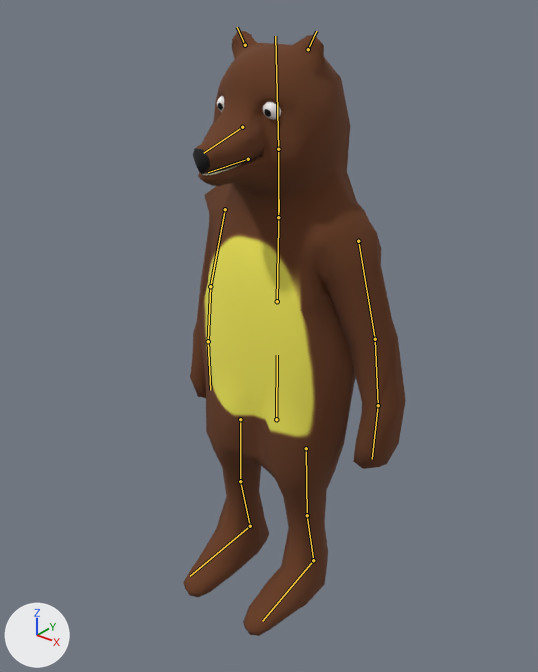
Renders of the FBX model Assets/Models/Medved.fbx from each side of a commit.
Both versions are drawn from a 50 mm lens placed at (1.377, -1.765, 2.036), pointed at (0.026, -0.077, 0.989). Every picture has the same lights, and +X, +Y and +Z are marked at lower left. The first picture is the older version. Both versions are drawn at frame 1 of the action 'МедведРигованный|Run'; the numbers are the values there. The bones that change, and the others that lie on the model, are drawn over the model as lines.

Names of what the first picture shows: 'МедведСЗубами'.
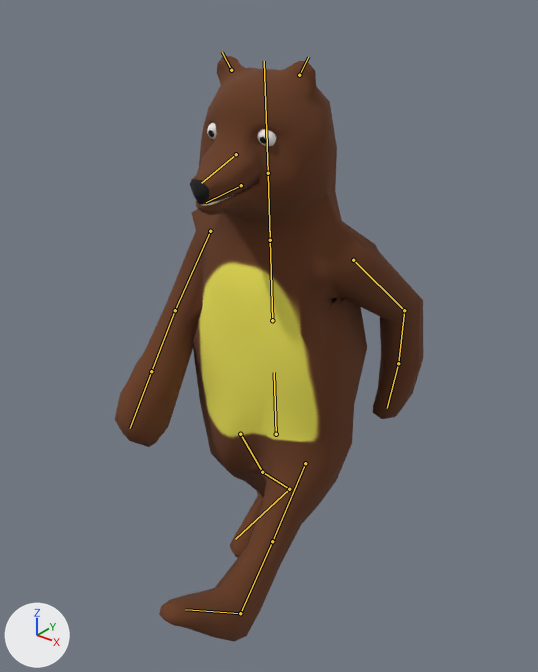
Patch to the scene script:
```diff
--- a/Assets/Models/Medved.fbx.py
+++ b/Assets/Models/Medved.fbx.py
@@ bone_bone @@
 bone_bone = bpy.data.objects['МедведРигованный'].pose.bones['Bone']
-bone_bone.location = (0.0, 0.0, 0.0)
-bone_bone.rotation_quaternion = (1.0, 0.0, 0.0, 0.0)  # degrees (0, 0, 0)
+bone_bone.location = (0.0, -0.06, 0.004)
+bone_bone.rotation_quaternion = (1.0, 0.021, 0.0, 0.0)  # degrees (2, 0, 0)
@@ bone_bone_001 @@
 bone_bone_001 = bpy.data.objects['МедведРигованный'].pose.bones['Bone.001']  # child of 'Bone'
-bone_bone_001.rotation_quaternion = (1.0, -0.01, 0.0, 0.0)  # degrees (-1, 0, 0)
+bone_bone_001.rotation_quaternion = (0.998, 0.011, 0.057, -0.003)  # degrees (1, 6, 0)
@@ bone_bone_002 @@
 bone_bone_002 = bpy.data.objects['МедведРигованный'].pose.bones['Bone.002']  # child of 'Bone.001'
-bone_bone_002.rotation_quaternion = (1.0, 0.018, 0.0, 0.0)  # degrees (2, 0, 0)
+bone_bone_002.rotation_quaternion = (1.0, -0.003, 0.0, 0.0)  # degrees (0, 0, 0)
@@ bone_bone_003 @@
 bone_bone_003 = bpy.data.objects['МедведРигованный'].pose.bones['Bone.003']  # child of 'Bone.002'
-bone_bone_003.rotation_quaternion = (1.0, 0.018, 0.0, 0.0)  # degrees (2, 0, 0)
+bone_bone_003.rotation_quaternion = (1.0, 0.001, 0.0, 0.0)  # degrees (0, 0, 0)
@@ bone_bone_005_l @@
 bone_bone_005_l = bpy.data.objects['МедведРигованный'].pose.bones['Bone.005.L']  # child of 'Bone.001'
-bone_bone_005_l.rotation_quaternion = (0.863, 0.059, 0.136, -0.482)  # degrees (-2, 17, -59)
+bone_bone_005_l.rotation_quaternion = (0.802, -0.193, 0.326, -0.461)  # degrees (-41, 20, -67)
@@ bone_bone_006_l @@
 bone_bone_006_l = bpy.data.objects['МедведРигованный'].pose.bones['Bone.006.L']  # child of 'Bone.005.L'
-bone_bone_006_l.rotation_quaternion = (0.856, 0.073, 0.498, -0.121)  # degrees (0, 60, -16)
+bone_bone_006_l.rotation_quaternion = (0.825, 0.35, 0.443, -0.025)  # degrees (57, 48, 24)
@@ bone_bone_007_l @@
 bone_bone_007_l = bpy.data.objects['МедведРигованный'].pose.bones['Bone.007.L']  # child of 'Bone.006.L'
-bone_bone_007_l.rotation_quaternion = (0.993, 0.115, 0.014, -0.029)  # degrees (13, 2, -3)
+bone_bone_007_l.rotation_quaternion = (0.996, 0.093, 0.012, 0.009)  # degrees (11, 1, 1)
@@ bone_bone_005_r @@
 bone_bone_005_r = bpy.data.objects['МедведРигованный'].pose.bones['Bone.005.R']  # child of 'Bone.001'
-bone_bone_005_r.rotation_quaternion = (0.863, 0.059, -0.136, 0.482)  # degrees (-2, -17, 59)
+bone_bone_005_r.rotation_quaternion = (0.886, 0.165, 0.037, 0.431)  # degrees (19, -4, 51)
@@ bone_bone_006_r @@
 bone_bone_006_r = bpy.data.objects['МедведРигованный'].pose.bones['Bone.006.R']  # child of 'Bone.005.R'
-bone_bone_006_r.rotation_quaternion = (0.856, 0.073, -0.498, 0.121)  # degrees (0, -60, 16)
+bone_bone_006_r.rotation_quaternion = (0.825, 0.35, -0.443, 0.025)  # degrees (57, -48, -24)
@@ bone_bone_007_r @@
 bone_bone_007_r = bpy.data.objects['МедведРигованный'].pose.bones['Bone.007.R']  # child of 'Bone.006.R'
-bone_bone_007_r.rotation_quaternion = (0.993, 0.115, -0.014, 0.029)  # degrees (13, -2, 3)
+bone_bone_007_r.rotation_quaternion = (0.996, 0.093, -0.012, -0.009)  # degrees (11, -1, -1)
@@ bone_bone_008_l @@
 bone_bone_008_l = bpy.data.objects['МедведРигованный'].pose.bones['Bone.008.L']  # child of 'Bone'
-bone_bone_008_l.rotation_quaternion = (1.0, 0.0, 0.0, 0.0)  # degrees (0, 0, 0)
+bone_bone_008_l.rotation_quaternion = (0.913, 0.408, -0.002, 0.015)  # degrees (48, -1, 1)
@@ bone_bone_009_l @@
 bone_bone_009_l = bpy.data.objects['МедведРигованный'].pose.bones['Bone.009.L']  # child of 'Bone.008.L'
-bone_bone_009_l.rotation_quaternion = (1.0, 0.0, 0.0, 0.0)  # degrees (0, 0, 0)
+bone_bone_009_l.rotation_quaternion = (0.996, 0.091, 0.001, 0.004)  # degrees (10, 0, 0)
@@ bone_bone_010_l @@
 bone_bone_010_l = bpy.data.objects['МедведРигованный'].pose.bones['Bone.010.L']  # child of 'Bone.009.L'
-bone_bone_010_l.rotation_quaternion = (1.0, 0.0, 0.0, 0.0)  # degrees (0, 0, 0)
+bone_bone_010_l.rotation_quaternion = (0.997, -0.074, 0.0, -0.033)  # degrees (-8, 0, -4)
@@ bone_bone_008_r @@
 bone_bone_008_r = bpy.data.objects['МедведРигованный'].pose.bones['Bone.008.R']  # child of 'Bone'
-bone_bone_008_r.rotation_quaternion = (1.0, 0.0, 0.0, 0.0)  # degrees (0, 0, 0)
+bone_bone_008_r.rotation_quaternion = (0.975, -0.22, 0.002, 0.004)  # degrees (-25, 0, 0)
@@ bone_bone_009_r @@
 bone_bone_009_r = bpy.data.objects['МедведРигованный'].pose.bones['Bone.009.R']  # child of 'Bone.008.R'
-bone_bone_009_r.rotation_quaternion = (1.0, 0.0, 0.0, 0.0)  # degrees (0, 0, 0)
+bone_bone_009_r.rotation_quaternion = (0.999, -0.032, 0.003, 0.001)  # degrees (-4, 0, 0)
@@ bone_bone_010_r @@
 bone_bone_010_r = bpy.data.objects['МедведРигованный'].pose.bones['Bone.010.R']  # child of 'Bone.009.R'
-bone_bone_010_r.rotation_quaternion = (1.0, 0.0, 0.0, 0.0)  # degrees (0, 0, 0)
+bone_bone_010_r.rotation_quaternion = (0.976, 0.197, 0.005, -0.088)  # degrees (23, 3, -10)
```

What differs and where, as boxes [x1, y1, x2, y2] in the pictures (538 x 672 px):
'МедведСЗубами', posed (38% wider)
    before: [183, 30, 406, 636]
    after: [115, 55, 423, 642]
bone 'Bone', root to tip
    before: (276, 419) to (277, 355)
    after: (276, 434) to (274, 372)
bone 'Bone.001', root to tip
    before: (277, 301) to (279, 199)
    after: (272, 320) to (269, 222)
bone 'Bone.002', root to tip
    before: (278, 217) to (278, 149)
    after: (270, 240) to (268, 173)
bone 'Bone.003', root to tip
    before: (278, 149) to (275, 36)
    after: (268, 173) to (264, 61)
bone 'Bone.005.L', root to tip
    before: (358, 241) to (375, 339)
    after: (353, 260) to (404, 310)
bone 'Bone.006.L', root to tip
    before: (375, 339) to (378, 405)
    after: (404, 310) to (398, 363)
bone 'Bone.007.L', root to tip
    before: (378, 405) to (372, 459)
    after: (398, 363) to (387, 408)
bone 'Bone.005.R', root to tip
    before: (225, 209) to (210, 286)
    after: (210, 231) to (175, 310)
bone 'Bone.006.R', root to tip
    before: (210, 286) to (208, 341)
    after: (175, 310) to (151, 371)
bone 'Bone.007.R', root to tip
    before: (208, 341) to (210, 390)
    after: (151, 371) to (130, 428)
bone 'Bone.008.L', root to tip
    before: (306, 448) to (307, 515)
    after: (305, 463) to (272, 541)
bone 'Bone.009.L', root to tip
    before: (307, 515) to (313, 560)
    after: (272, 541) to (240, 613)
bone 'Bone.010.L', root to tip
    before: (313, 560) to (262, 621)
    after: (240, 613) to (185, 609)
bone 'Bone.008.R', root to tip
    before: (240, 419) to (240, 481)
    after: (240, 434) to (262, 472)
bone 'Bone.009.R', root to tip
    before: (240, 481) to (250, 526)
    after: (262, 472) to (289, 489)
bone 'Bone.010.R', root to tip
    before: (250, 526) to (190, 576)
    after: (289, 489) to (235, 539)
